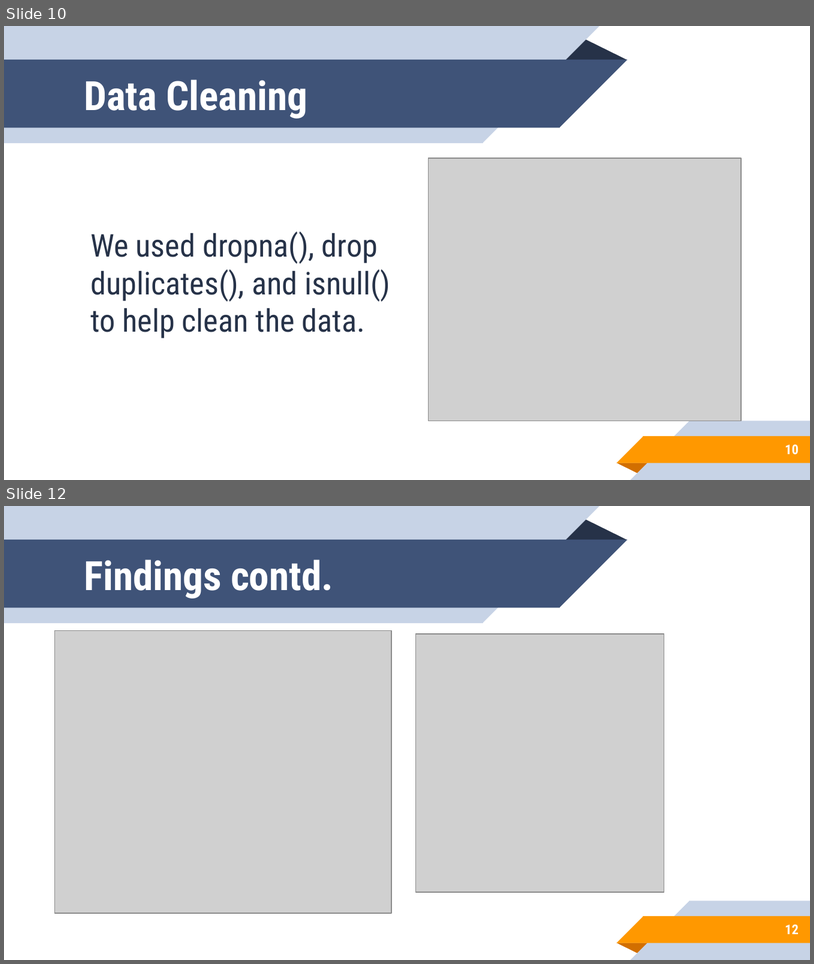
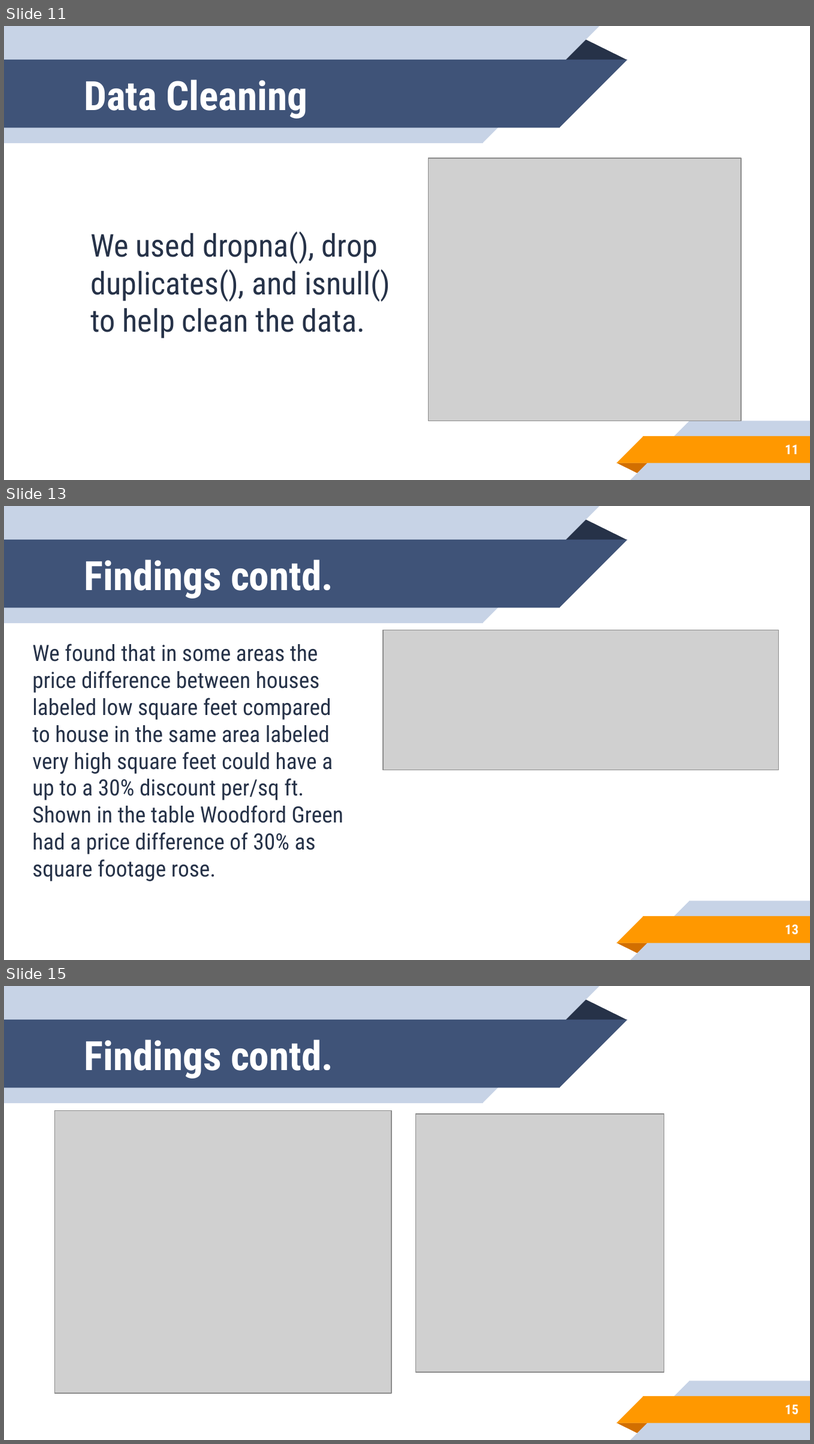
Before and after one commit to davidrodjen/TP03-RodJen-Pfeiffer-Saxen, a slide deck: TP03/TP04 Pfeiffer, Rodriguez-Jenkins, Saxen.pptx. Shown one above the other, each under a label of ours: slides 10 and 12 before the commit, slides 11, 13 and 15 after it; the slides between them are not shown. The pictures are 814x964 and 814x1444 pixels, drawn with LibreOffice and Linux fonts; fonts in the diff are those of the drawing; grey boxes stand for pictures; background and template pictures are left out. Boxes give left, top, right and bottom in pixels: in the first picture for what was removed or moved away, otherwise in the second. Text is boxed around its words. In the diff, an @@ line names an element or a change of style, - is before the commit and + after.

```diff
--- a/TP03/TP04 Pfeiffer, Rodriguez-Jenkins, Saxen.pptx
+++ b/TP03/TP04 Pfeiffer, Rodriguez-Jenkins, Saxen.pptx
@@ slide 13 added at (4, 506, 810, 960), background #FFFFFF; not listed: 10 template elements that a slide beside it also shows @@
@@ title added at (84, 559, 333, 598), 36 pt, text #FFFFFF, bold @@
+Findings contd.
@@ picture added at (383, 630, 779, 769) @@
@@ text added at (32, 643, 344, 881), 20 pt, text #263248 @@
+We found that in some areas the price difference between houses labeled low square feet compared to house in the same area labeled very high square feet could have a up to a 30% discount per/sq ft. Shown in the table Woodford Green had a price difference of 30% as square footage rose.
@@ page number added at (785, 924, 799, 934), 12 pt, text #FFFFFF, bold @@
+13
@@ what was slide 10 is now slide 11 @@
@@ page number at (785, 444, 799, 454): text changed @@
-10
+11
@@ what was slide 12 is now slide 15 @@
@@ page number at (785, 1404, 799, 1414): text changed @@
-12
+15
```
Also in this commit, not shown: 6 slides changed, 2 other slides added, 1 other file.
